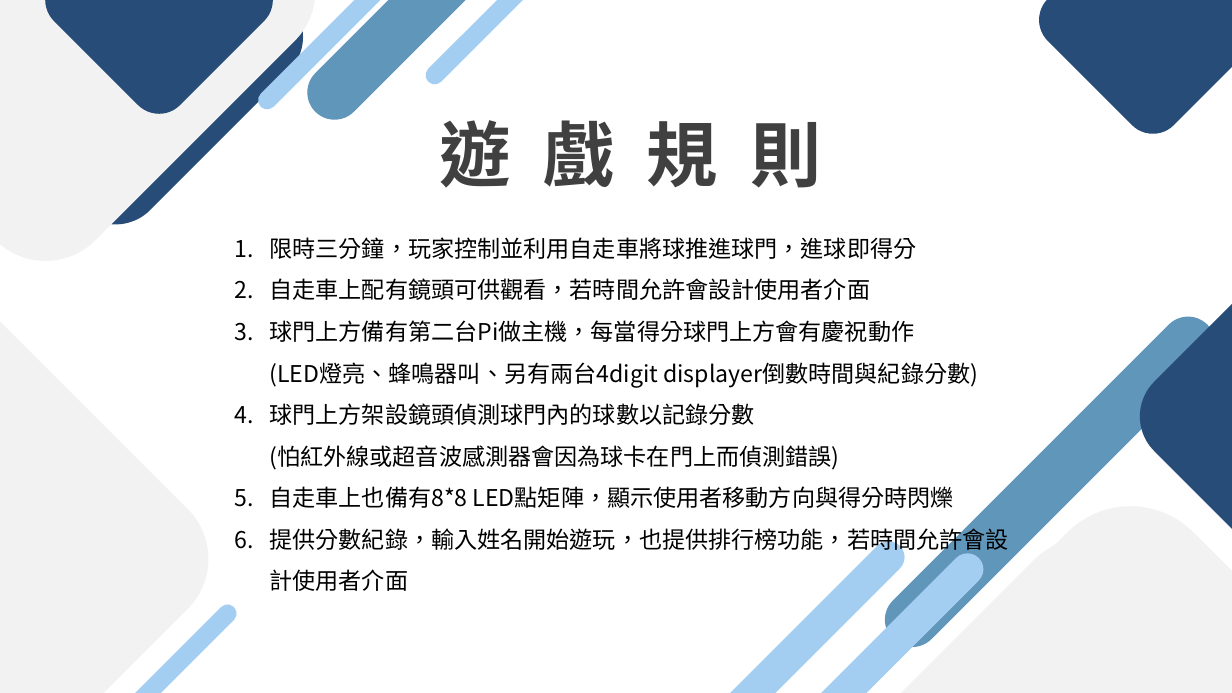
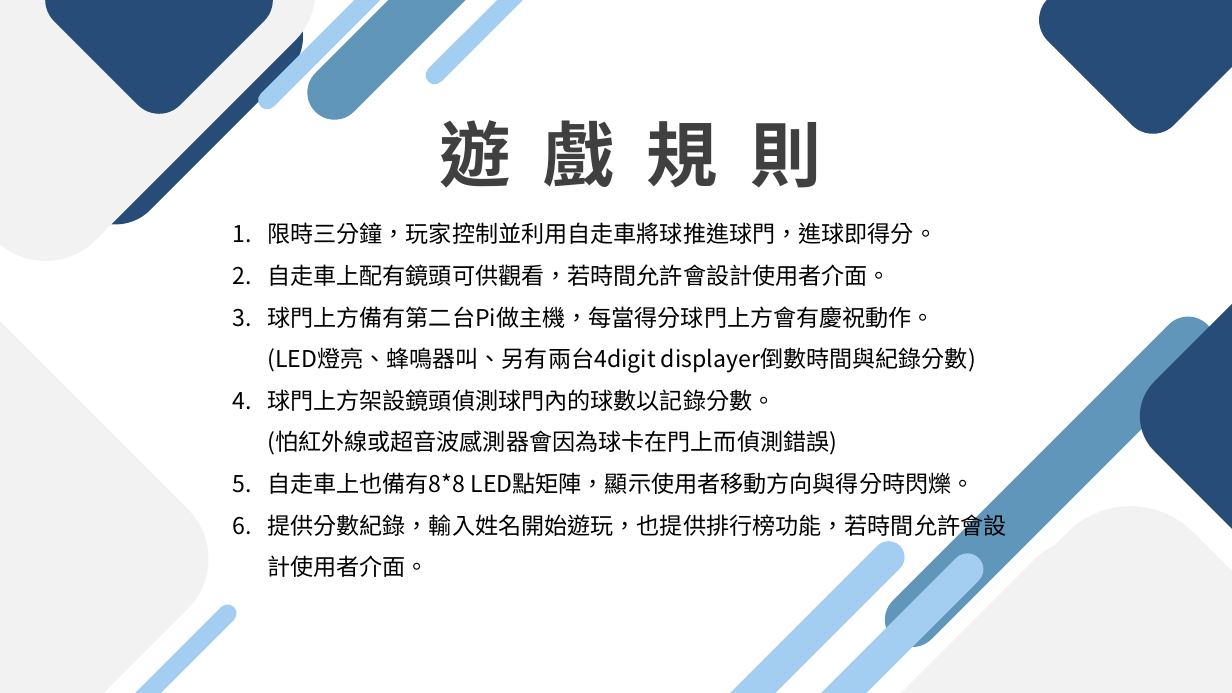
Before and after one commit to kerry96164/2024-EOS-FinalProject, a slide deck: slide 4 of final_project.pptx. Drawn at 1232x693 pixels with LibreOffice and Linux fonts; fonts in the diff are those of the drawing. Boxes give left, top, right and bottom in pixels: in the first picture for what was removed or moved away, otherwise in the second. Text is boxed around its words. In the diff, an @@ line names an element or a change of style, - is before the commit and + after.

```diff
--- a/final_project.pptx
+++ b/final_project.pptx
@@ text at bbox=[267, 222, 1006, 577]: text changed @@
-1. 限時三分鐘，玩家控制並利用自走車將球推進球門，進球即得分
-2. 自走車上配有鏡頭可供觀看，若時間允許會設計使用者介面
-3. 球門上方備有第二台Pi做主機，每當得分球門上方會有慶祝動作
-   (LED燈亮、蜂鳴器叫、另有兩台4digit displayer倒數時間與紀錄分數)
-4. 球門上方架設鏡頭偵測球門內的球數以記錄分數
-   (怕紅外線或超音波感測器會因為球卡在門上而偵測錯誤)
-5. 自走車上也備有8*8 LED點矩陣，顯示使用者移動方向與得分時閃爍
-6. 提供分數紀錄，輸入姓名開始遊玩，也提供排行榜功能，若時間允許會設計使用者介面
+1. 限時三分鐘，玩家控制並利用自走車將球推進球門，進球即得分。
+2. 自走車上配有鏡頭可供觀看，若時間允許會設計使用者介面。
+3. 球門上方備有第二台Pi做主機，每當得分球門上方會有慶祝動作。
+   (LED燈亮、蜂鳴器叫、另有兩台4digit displayer倒數時間與紀錄分數)
+4. 球門上方架設鏡頭偵測球門內的球數以記錄分數。
+   (怕紅外線或超音波感測器會因為球卡在門上而偵測錯誤)
+5. 自走車上也備有8*8 LED點矩陣，顯示使用者移動方向與得分時閃爍。
+6. 提供分數紀錄，輸入姓名開始遊玩，也提供排行榜功能，若時間允許會設計使用者介面。
```
Also in this commit, not shown: 6 other slides changed, 8 slides added, 4 other files.
